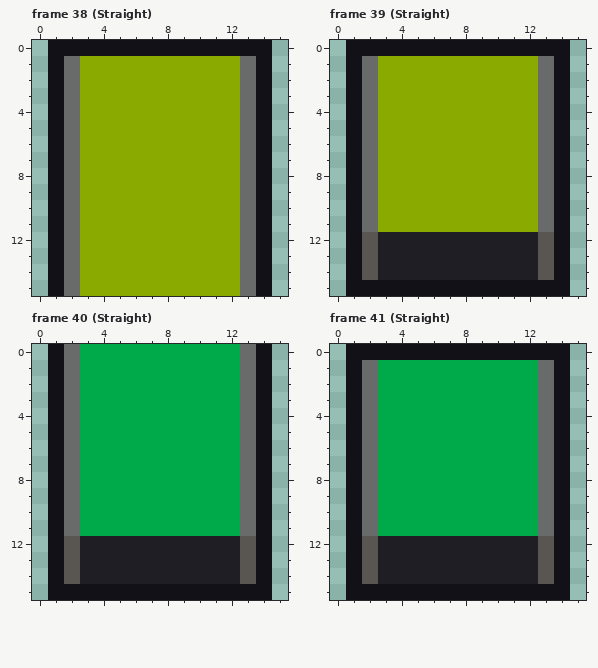
Two versions of one pixel-art file, art/conveyors/conveyor.aseprite. That is the earlier state.
16x16 pixels, 73 frames. Colours within 5 levels of each other are drawn and written as one. Shown: frame 38 (Straight), frame 39 (Straight), frame 40 (Straight), frame 41 (Straight). The commit also changed other frames, which this record leaves out.
Once edited:
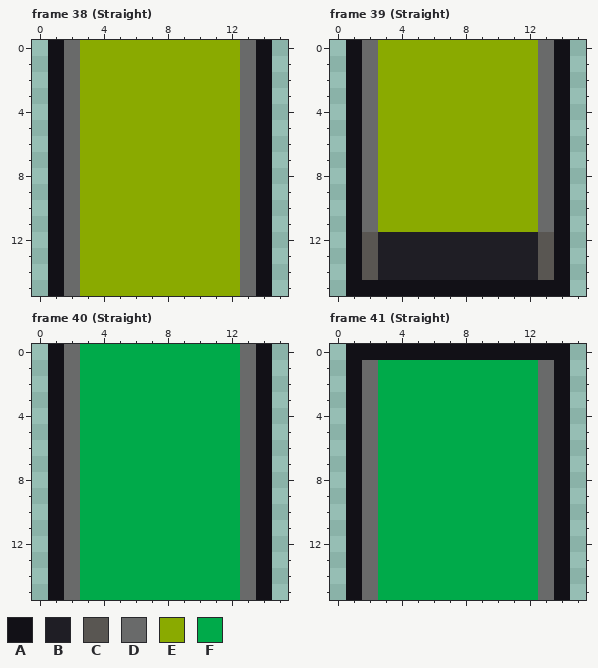
Palette (. is transparent): A #121117  B #1f1e25  C #595652  D #696a6a  E #8aaa00  F #00aa4a
Log entry: Improve conveyor sprites and underground belt item exit slightly
Difference:
layer "BeltEndOverlay" now hidden
Changed rows in their new state; - is an unchanged pixel.
Frame 38 (Straight):
first column x 2:
 0 DEEEEEEEEEED
Frame 39 (Straight): the same change as frame 38 (Straight)
Frame 40 (Straight):
first column x 2:
12 DFFFFFFFFFFD
13 DFFFFFFFFFFD
14 DFFFFFFFFFFD
15 DFFFFFFFFFFD
Frame 41 (Straight): the same change as frame 40 (Straight)
Where, in picture pixels (left, top, right, bottom), the same in both pictures:
changed: (64, 40, 256, 56)
changed: (362, 40, 554, 56)
changed: (64, 536, 256, 600)
changed: (362, 536, 554, 600)
